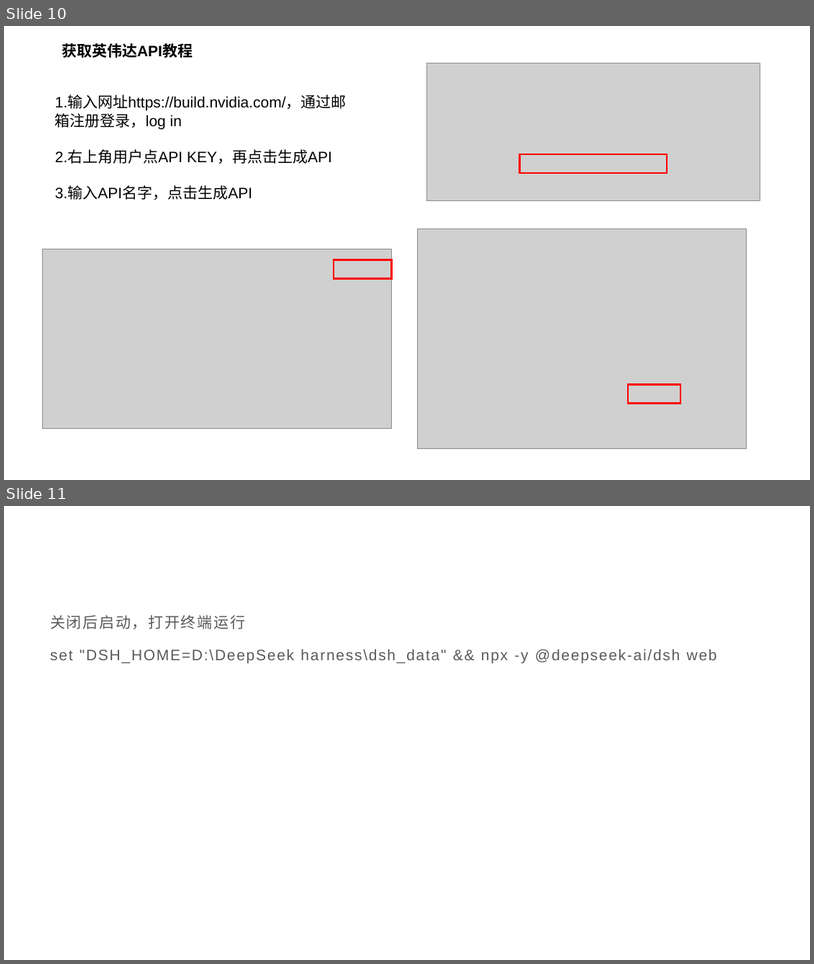
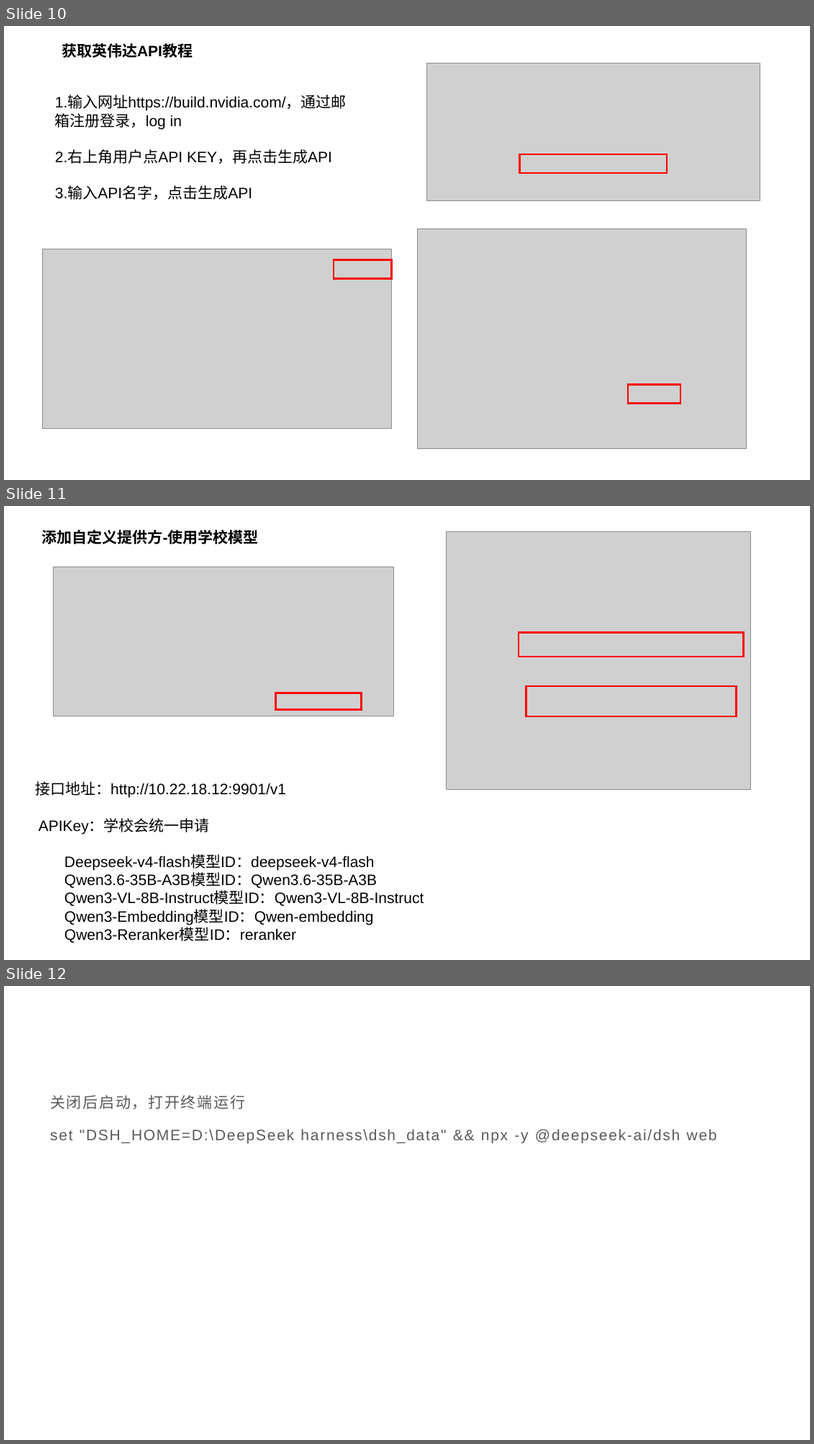
Before and after one commit to xielab2017/Bioinformatics_SUAT_2026_FALL, a slide deck: Week 0/LLM setup/安装deepseek harness教程.pptx. Shown one above the other, each under a label of ours: slides 10 and 11 before the commit, slides 10, 11 and 12 after it. The pictures are 814x964 and 814x1444 pixels, drawn with LibreOffice and Linux fonts; fonts in the diff are those of the drawing; grey boxes stand for pictures. Boxes give left, top, right and bottom in pixels: in the first picture for what was removed or moved away, otherwise in the second. Text is boxed around its words. In the diff, an @@ line names an element or a change of style, - is before the commit and + after.

```diff
--- a/Week 0/LLM setup/安装deepseek harness教程.pptx
+++ b/Week 0/LLM setup/安装deepseek harness教程.pptx
@@ slide 11 added at [4, 506, 810, 960], background #FFFFFF @@
@@ text added at [42, 530, 259, 544], 18 pt, text #000000, bold @@
+添加自定义提供方-使用学校模型
@@ picture added at [446, 531, 751, 789] @@
@@ picture added at [53, 567, 394, 716] @@
@@ rectangle added at [519, 633, 744, 656], outline #FF0000 2.25 pt @@
@@ rectangle added at [275, 693, 362, 710], outline #FF0000 2.25 pt @@
@@ rectangle added at [527, 686, 737, 716], outline #FF0000 2.25 pt @@
@@ text added at [35, 781, 424, 942], 18 pt, text #000000 @@
+接口地址：http://10.22.18.12:9901/v1
+APIKey：学校会统一申请
+Deepseek-v4-flash模型ID：deepseek-v4-flash
+Qwen3.6-35B-A3B模型ID：Qwen3.6-35B-A3B
+Qwen3-VL-8B-Instruct模型ID：Qwen3-VL-8B-Instruct
+Qwen3-Embedding模型ID：Qwen-embedding
+Qwen3-Reranker模型ID：reranker
@@ what was slide 11 is now slide 12 @@
```
Also in this commit, not shown: 2 slides changed.
